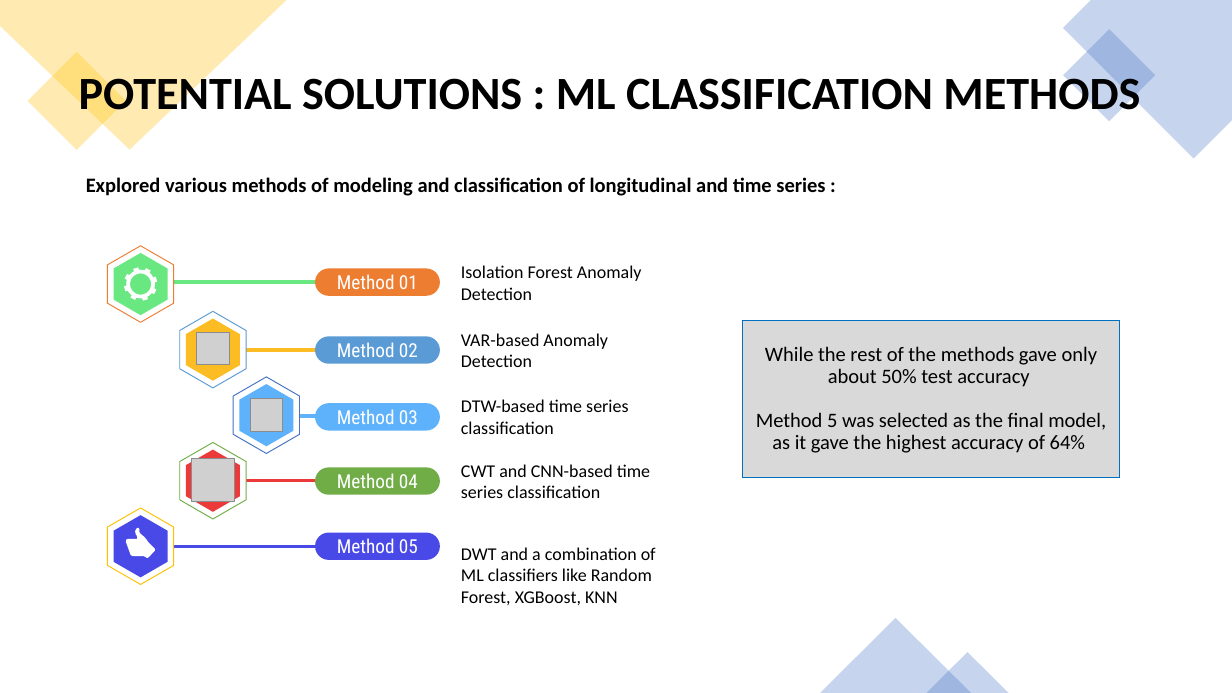
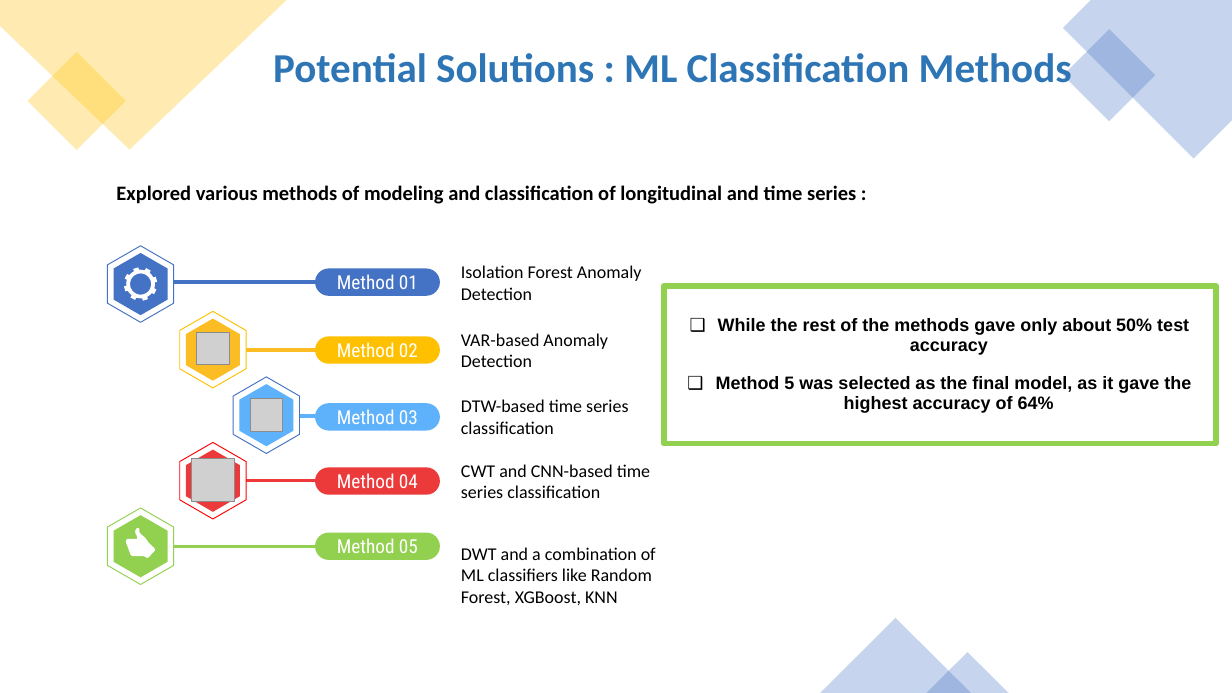
Before and after one commit to ITU-AI-ML-in-5G-Challenge/Team-DataRangers-home-network-users-experience-classification, a slide deck: slide 11 of 5gChallenge_DataRangers.pptx. Drawn at 1232x693 pixels with LibreOffice and Linux fonts; fonts in the diff are those of the drawing; grey boxes stand for pictures. Boxes give left, top, right and bottom in pixels: in the first picture for what was removed or moved away, otherwise in the second. Text is boxed around its words. In the diff, an @@ line names an element or a change of style, - is before the commit and + after.

```diff
--- a/5gChallenge_DataRangers.pptx
+++ b/5gChallenge_DataRangers.pptx
@@ text at <box>273,53,1072,84</box>: text changed; size 36 to 32 pt; text colour #000000 to #2E75B6 @@
-POTENTIAL SOLUTIONS : ML CLASSIFICATION METHODS
+Potential Solutions : ML Classification Methods
@@ text "Explored various methods of modeling ...": place and size @@
-text "Explored various methods of modeling ..." at <box>86,177,825,196</box>
+text "Explored various methods of modeling ..." at <box>116,185,856,204</box>
@@ freeform shape at <box>107,246,174,323</box>: outline #ED7D31 0.75 pt to #4472C4 0.75 pt @@
@@ freeform shape at <box>114,253,167,315</box>: fill #69E781 to #4472C4 @@
@@ rounded rectangle "Method 01" at <box>315,269,440,297</box>: fill #ED7D31 to #4472C4 @@
@@ freeform shape at <box>169,282,315,282</box>: outline #69E781 2.65 pt to #4472C4 2.65 pt @@
@@ text "While the rest of the ...": place and size @@
-text "While the rest of the ..." at <box>743,320,1120,478</box>
+text "While the rest of the ..." at <box>664,286,1215,444</box>
@@ text "While the rest of the ..." at <box>664,286,1215,444</box>: size 16 to 14 pt, font Calibri to Arial, bold on; bullet none to ❑; fill #D9D9D9 to none; outline #0070C0 0.75 pt to #92D050 4.5 pt @@
@@ freeform shape at <box>180,311,247,388</box>: outline #5B9BD5 0.75 pt to #FFC000 0.75 pt @@
@@ rounded rectangle "Method 02" at <box>315,336,440,364</box>: fill #5B9BD5 to #FFC000 @@
@@ freeform shape at <box>180,443,247,519</box>: outline #70AD47 0.75 pt to #FF0000 0.75 pt @@
@@ rounded rectangle "Method 04" at <box>315,468,440,495</box>: fill #70AD47 to #EC3A3B @@
@@ freeform shape at <box>107,508,174,585</box>: outline #FFC000 0.75 pt to #92D050 0.75 pt @@
@@ freeform shape at <box>114,516,167,578</box>: fill #4949E7 to #92D050 @@
@@ rounded rectangle "Method 05" at <box>315,532,440,560</box>: fill #4949E7 to #92D050 @@
@@ freeform shape at <box>169,546,315,546</box>: outline #4949E7 2.65 pt to #92D050 2.65 pt @@
```
Also in this commit, not shown: 13 other slides changed, 1 slide added, 1 slide removed.
